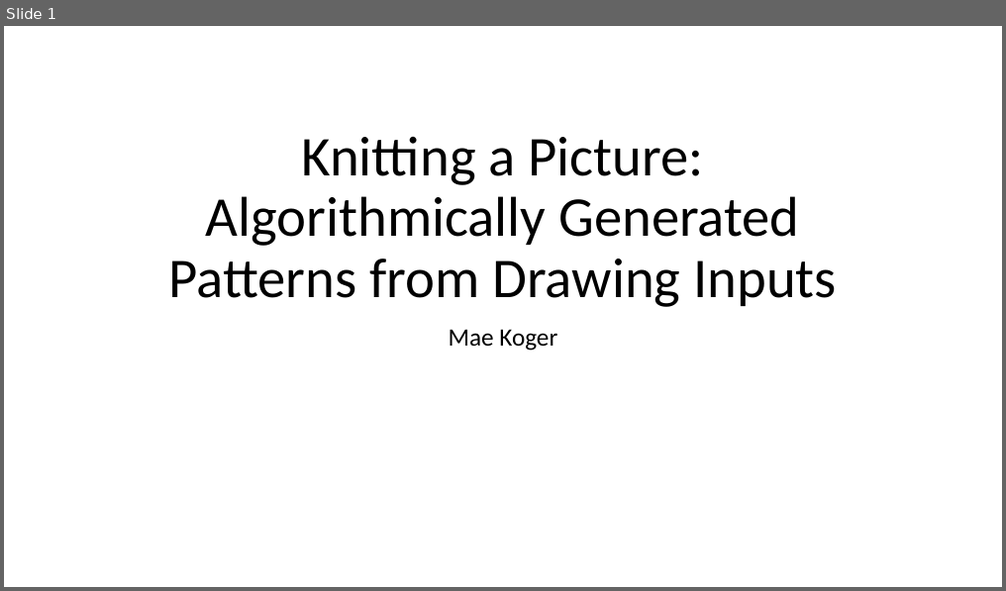
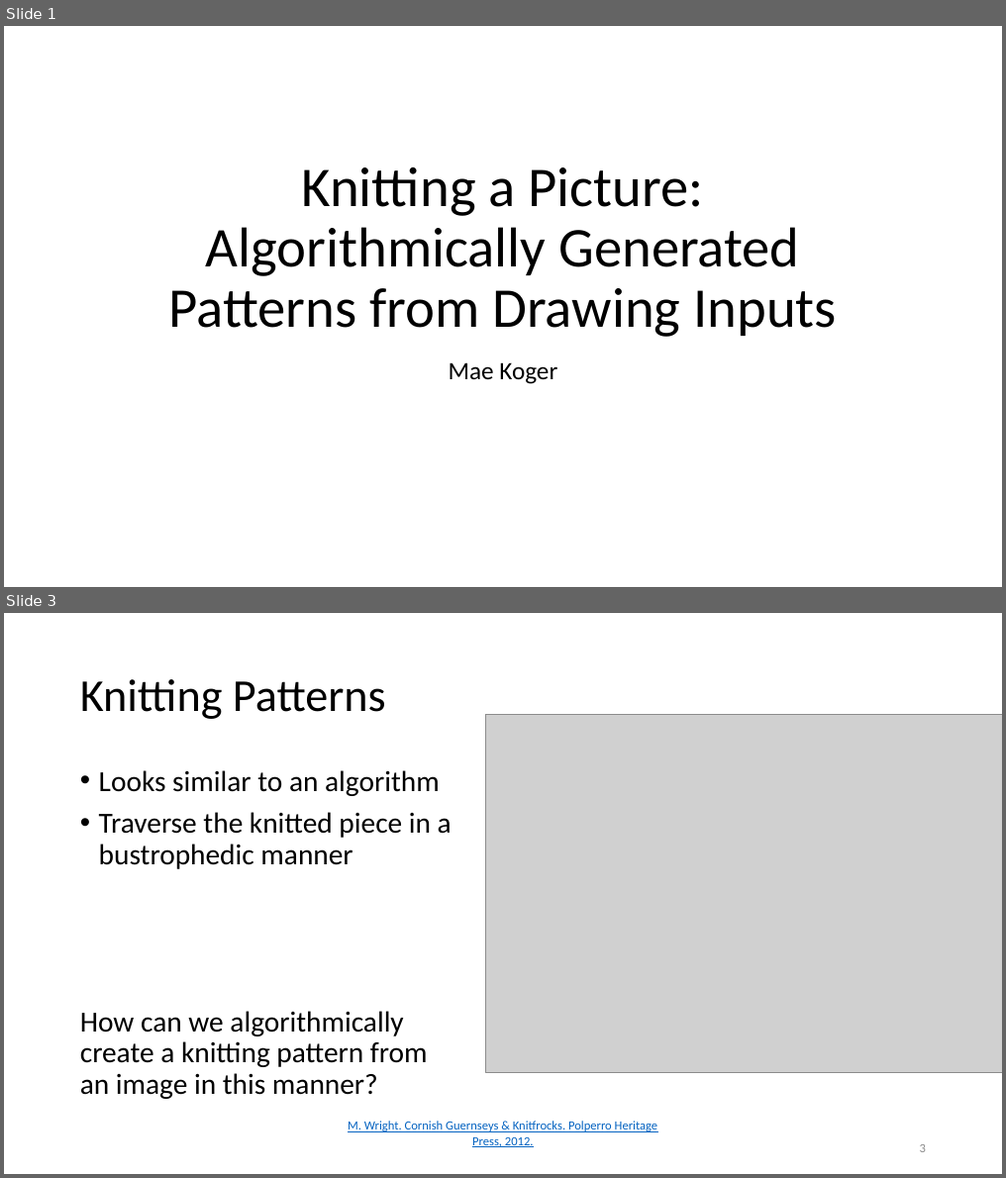
Before and after one commit to mkoger24/cs200finalproject, a slide deck: PresentationKnittingAlgorithm.pptx. Shown one above the other, each under a label of ours: slide 1 before the commit, slides 1 and 3 after it; the slides between them are not shown. The pictures are 1006x591 and 1006x1178 pixels, drawn with LibreOffice and Linux fonts; fonts in the diff are those of the drawing; grey boxes stand for pictures. Boxes give left, top, right and bottom in pixels: in the first picture for what was removed or moved away, otherwise in the second. Text is boxed around its words. In the diff, an @@ line names an element or a change of style, - is before the commit and + after.

```diff
--- a/PresentationKnittingAlgorithm.pptx
+++ b/PresentationKnittingAlgorithm.pptx
@@ slide 3 added at bbox=[4, 613, 1002, 1174], background #FFFFFF @@
@@ title added at bbox=[80, 679, 386, 719], 44 pt, text #000000 @@
+Knitting Patterns
@@ picture added at bbox=[486, 715, 1002, 1072] @@
@@ text added at bbox=[80, 770, 451, 1099], 28 pt, text #000000 @@
+• Looks similar to an algorithm
+• Traverse the knitted piece in a bustrophedic manner
+How can we algorithmically create a knitting pattern from an image in this manner?
@@ text added at bbox=[348, 1121, 658, 1148], 12 pt, text #0563C1, underline @@
+M. Wright. Cornish Guernseys & Knitfrocks. Polperro Heritage Press, 2012.
@@ page number added at bbox=[920, 1145, 926, 1153], 12 pt, text #8C8C8C @@
+3
@@ slide 1 changed as well @@
@@ title "Knitting a Picture: Algorithmically Generated ...": place and size @@
-title "Knitting a Picture: Algorithmically Generated ..." at bbox=[169, 137, 837, 307]
+title "Knitting a Picture: Algorithmically Generated ..." at bbox=[169, 168, 837, 337]
@@ subtitle "Mae Koger": place and size @@
-subtitle "Mae Koger" at bbox=[449, 329, 557, 351]
+subtitle "Mae Koger" at bbox=[449, 363, 557, 384]
```
Also in this commit, not shown: 10 other slides added, 2 other files.
